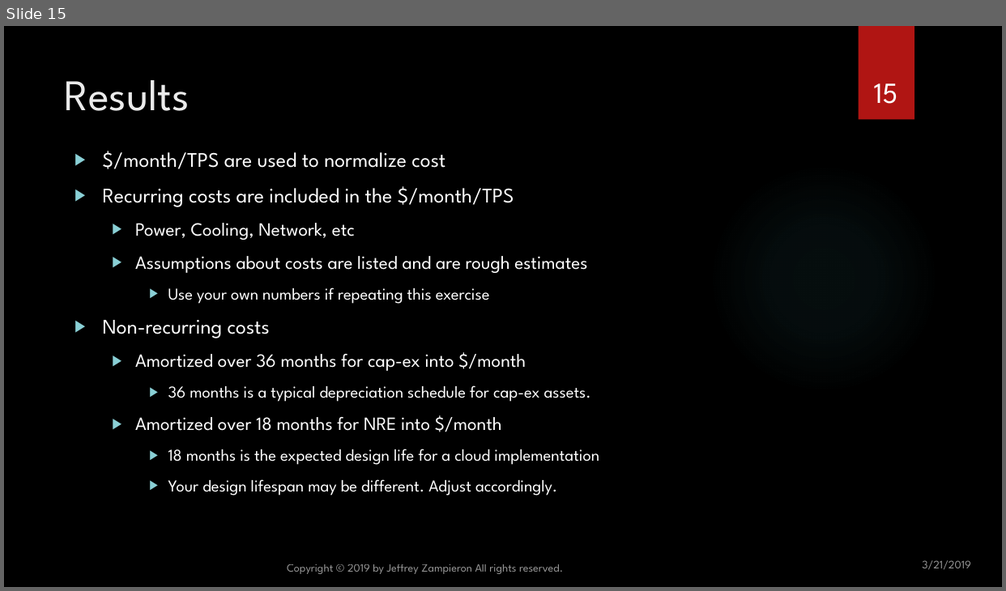
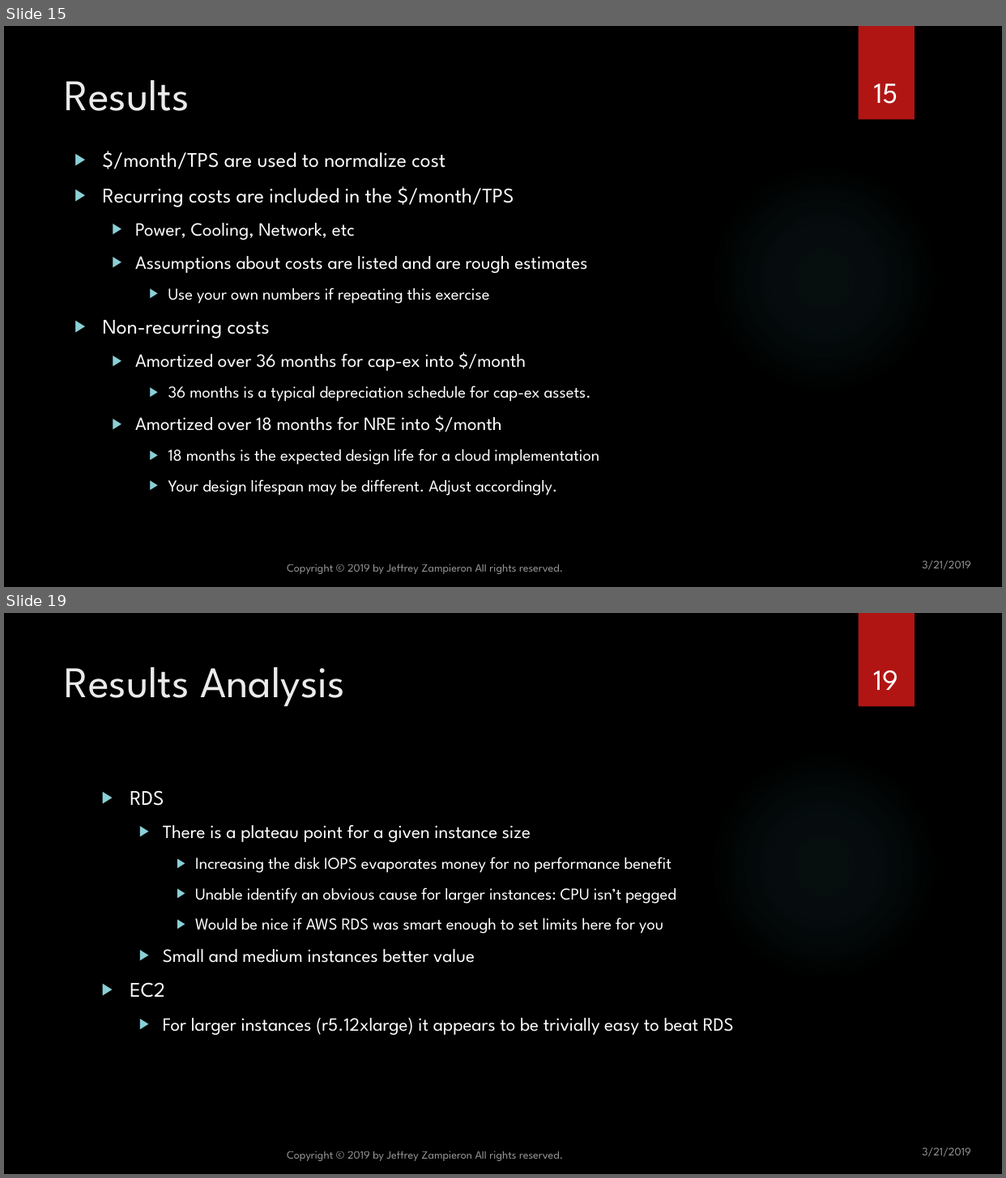
Before and after one commit to jzampieron/pgconf2019, a slide deck: presentation/JZ_PGConf2019.pptx. Shown one above the other, each under a label of ours: slide 15 before the commit, slides 15 and 19 after it; the slides between them are not shown. The pictures are 1006x591 and 1006x1178 pixels, drawn with LibreOffice and Linux fonts; fonts in the diff are those of the drawing; background and template pictures are left out. Boxes give left, top, right and bottom in pixels: in the first picture for what was removed or moved away, otherwise in the second. Text is boxed around its words. In the diff, an @@ line names an element or a change of style, - is before the commit and + after.

```diff
--- a/presentation/JZ_PGConf2019.pptx
+++ b/presentation/JZ_PGConf2019.pptx
@@ slide 19 added at [4, 613, 1002, 1174], background picture (left out); not listed: 2 template elements that a slide beside it also shows @@
@@ title added at [65, 667, 345, 707], 42 pt, text #EBEBEB @@
+Results Analysis
@@ page number added at [873, 671, 898, 690], 28 pt, text #FFFFFF @@
+19
@@ text added at [130, 790, 734, 1035], 16 pt, text #FFFFFF @@
+▶ RDS
+  ▶ There is a plateau point for a given instance size
+    ▶ Increasing the disk IOPS evaporates money for no performance benefit
+    ▶ Unable identify an obvious cause for larger instances: CPU isn’t pegged
+    ▶ Would be nice if AWS RDS was smart enough to set limits here for you
+  ▶ Small and medium instances better value
+▶ EC2
+  ▶ For larger instances (r5.12xlarge) it appears to be trivially easy to beat RDS
@@ text added at [287, 1152, 563, 1161], 11 pt, text #FFFFFF at 60% opacity @@
+Copyright © 2019 by Jeffrey Zampieron All rights reserved.
@@ text added at [922, 1148, 970, 1157], 11 pt, text #FFFFFF at 60% opacity @@
+3/21/2019
```
Also in this commit, not shown: 6 slides changed, 4 other slides added, 1 other file.
